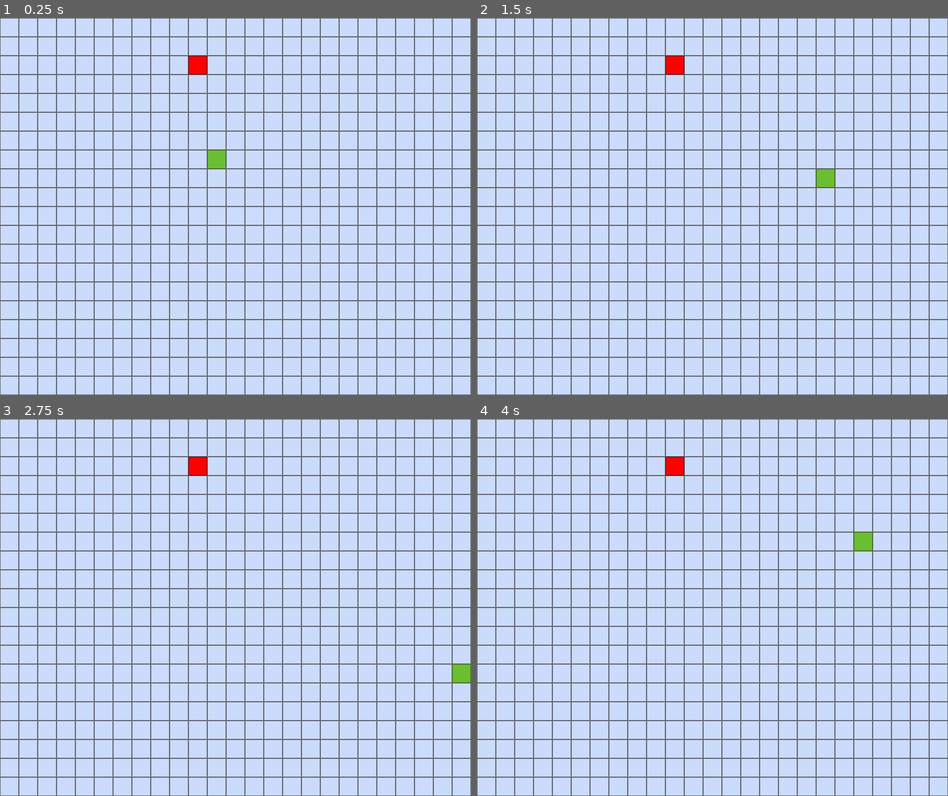
Above: before the commit, frames 1-4 (two rows, left to right).
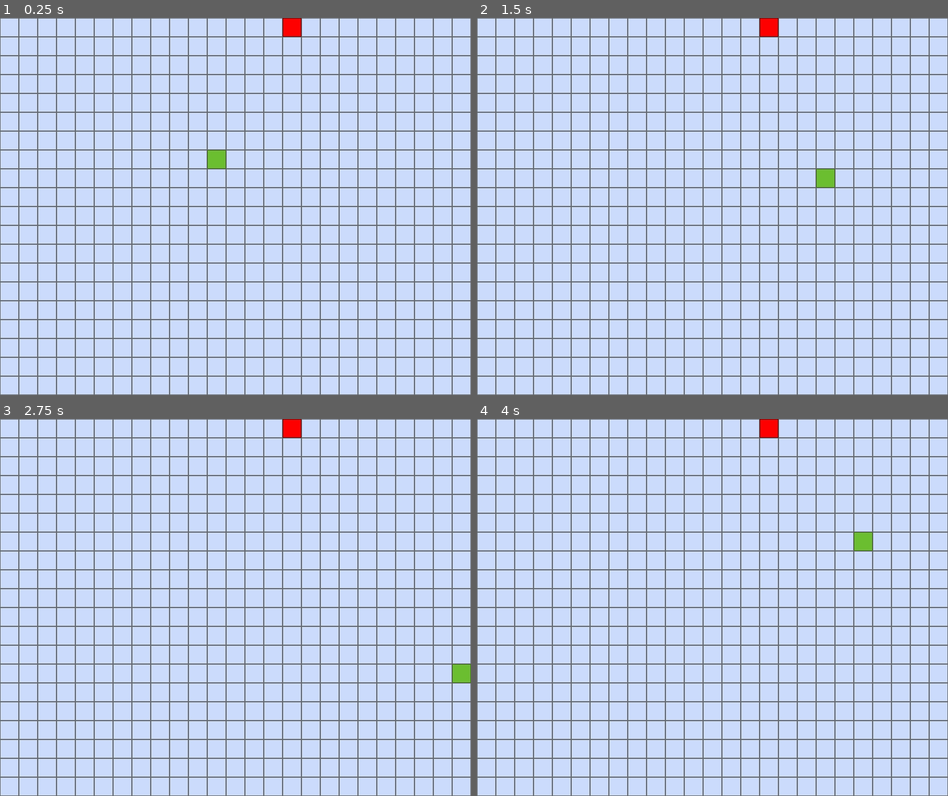
Above: after the commit, the same moments.

Repository: dani-f99/godot_snake
Game: Godot game, scene res://scenes/node_2d.tscn
Two runs of this game, one before a commit and one after it. Both use one fixed random seed, a clock stepped at 60 frames per second and the inputs below.
Inputs:
- Up to frame 1 (0.25 s): no input
- Up to frame 2 (1.5 s): tap Enter at 0.5 s; hold Right (ui_right) 0.53-1.28 s; hold Down (ui_down) from 1.28 s (still down)
- Up to frame 3 (2.75 s): release Down (ui_down) at 2.03 s; hold Right (ui_right) from 2.03 s (still down)
- Up to frame 4 (4 s): release Right (ui_right) at 2.78 s; hold Up (ui_up) 2.78-3.53 s; hold Left (ui_left) from 3.53 s (still down)

The runs differ from the first frame. In frame 1, 0.4% of the frame differs, in the area x 40-64%, y 0-15%; in frame 2, 0.4%; in frame 3, 0.4%; in frame 4, 0.4%.

Commit message:
added global scripts

Diff:
--- a/project.godot
+++ b/project.godot
@@ -15,6 +15,11 @@
 config/features=PackedStringArray("4.5", "Forward Plus")
 config/icon="res://icon.svg"
 
+[autoload]
+
+GlobalVar="*res://scripts/global_var.gd"
+GlobalFunc="*res://scripts/global_func.gd"
+
 [display]
 
 window/size/viewport_width=800
--- a/scenes/apple_old.tscn
+++ /dev/null
@@ -1,20 +0,0 @@
-[gd_scene load_steps=4 format=3 uid="uid://c88nk1eccxhkw"]
-
-[ext_resource type="Script" uid="uid://b02c4p0wgup3c" path="res://scripts/apple.gd" id="1_gqed2"]
-[ext_resource type="Texture2D" uid="uid://716ak107i2ag" path="res://assets/apple_tile.jpeg" id="2_o7bu3"]
-
-[sub_resource type="RectangleShape2D" id="RectangleShape2D_fws66"]
-size = Vector2(32, 32)
-
-[node name="apple" type="StaticBody2D"]
-script = ExtResource("1_gqed2")
-
-[node name="Sprite2D" type="Sprite2D" parent="."]
-position = Vector2(16, 16)
-texture = ExtResource("2_o7bu3")
-
-[node name="CollisionShape2D" type="CollisionShape2D" parent="."]
-position = Vector2(16, 16)
-shape = SubResource("RectangleShape2D_fws66")
-
-[node name="respawn_timer" type="Timer" parent="."]
--- a/scripts/apple.gd
+++ /dev/null
@@ -1,43 +0,0 @@
-# grid size is 800x640px -> (0,0) to (25,20) * 32
-# grid limit is (24, 19) * 32
-
-extends StaticBody2D
-var apple_pos = Vector2(0, 0)
-var snake_pos
-var score : int = 0
-
-
-# Custom function that chooses random number from range
-func random_numner(array_length : int) -> int:
-	return randi_range(0, array_length)
-
-
-# Custom function that select unccopuied cell
-func teleport_apple(occupied_cells : Array,
-					grid_size : Vector2 = Vector2(25, 20)) -> Vector2:
-	# getting the x,y arrays lengths
-	var x_grid = range(grid_size[0])
-	var y_grid = range(grid_size[1])
-
-	# Removing occupied values from the list
-	for cell in occupied_cells:
-		x_grid.erase(cell[0])
-		y_grid.erase(cell[0])
-
-	# Choosing random index of element from y and x grids
-	var xi_rand = random_numner(x_grid.size())
-	var yi_rand = random_numner(y_grid.size())
-
-	return Vector2(x_grid[xi_rand], y_grid[yi_rand]) * 32
-
-
-# Called when the node enters the scene tree for the first time.
-func _ready() -> void:
-	hide()
-	position = teleport_apple([apple_pos])
-	show()
-
-# Called every frame. 'delta' is the elapsed time since the previous frame.
-func _process(delta: float) -> void:
-	snake_pos = get_node("/root/snake_game/snake")
-	var snake_pos = snake_pos.snake_position
--- a/scripts/apple_2.gd
+++ b/scripts/apple_2.gd
@@ -1,49 +1,27 @@
-extends Area2D
-
 # grid size is 800x640px -> (0,0) to (25,20) * 32
 # grid limit is (24, 19) * 32
 
+extends Area2D
+
+###
+# Variables
+@onready var snake_pos_node = get_node("/root/snake_game/snake")
 var apple_pos = Vector2(0, 0)
 var snake_pos
 var score : int = 0
 
-
-# Custom function that chooses random number from range
-func random_numner(array_length : int) -> int:
-	return randi_range(0, array_length)
-
-
-# Custom function that select unccopuied cell
-func teleport_apple(occupied_cells : Array,
-					grid_size : Vector2 = Vector2(24, 19)) -> Vector2:
-	# getting the x,y arrays lengths
-	var x_grid = range(grid_size[0])
-	var y_grid = range(grid_size[1])
-
-	# Removing occupied values from the list
-	for cell in occupied_cells:
-		x_grid.erase(cell[0])
-		y_grid.erase(cell[0])
-
-	# Choosing random index of element from y and x grids
-	var xi_rand = random_numner(x_grid.size()-1)
-	var yi_rand = random_numner(y_grid.size()-1)
-
-	return Vector2(x_grid[xi_rand], y_grid[yi_rand]) * 32
-
-
+###
 # Called when the node enters the scene tree for the first time.
 func _ready() -> void:
-	position = teleport_apple([apple_pos])
+	position = GlobalFunc.teleport_apple([apple_pos])
 
-
+###
 # Called every frame. 'delta' is the elapsed time since the previous frame.
 func _process(_delta: float) -> void:
-	var snake_pos_node = get_node("/root/snake_game/snake")
 	snake_pos = snake_pos_node.snake_position
 
-
+###
 # Collision function
 func _on_area_entered(_area: Area2D) -> void:
 	score += 1
-	position = teleport_apple([snake_pos])
+	position = GlobalFunc.teleport_apple([snake_pos])
--- /dev/null
+++ b/scripts/global_func.gd
@@ -0,0 +1,25 @@
+extends Node
+
+###
+# Custom function that chooses random number from range
+func random_numner(array_length : int) -> int:
+	return randi_range(0, array_length)
+
+###
+# Custom function that select unccopuied cell
+func teleport_apple(occupied_cells : Array,
+					grid_size : Vector2 = Vector2(24, 19)) -> Vector2:
+	# getting the x,y arrays lengths
+	var x_grid = range(grid_size[0])
+	var y_grid = range(grid_size[1])
+
+	# Removing occupied values from the list
+	for cell in occupied_cells:
+		x_grid.erase(cell[0])
+		y_grid.erase(cell[0])
+
+	# Choosing random index of element from y and x grids
+	var xi_rand = random_numner(x_grid.size()-1)
+	var yi_rand = random_numner(y_grid.size()-1)
+
+	return Vector2(x_grid[xi_rand], y_grid[yi_rand]) * GlobalVar.speed
--- /dev/null
+++ b/scripts/global_var.gd
@@ -0,0 +1,6 @@
+extends Node
+
+const speed : float = 32.0 # constant speed of 32px per x seconds (x = move_time)
+const screen_size : Vector2 = Vector2(800, 640) # Size of the game screen in pixels
+const grid_size : Vector2 = Vector2(25, 20) # number of cells on the grid
+const pixel_factor : int = 32 # 32x32 pixels per cell
--- a/scripts/snake.gd
+++ b/scripts/snake.gd
@@ -1,9 +1,10 @@
-extends CharacterBody2D
 # grid size is 800x640px -> (0,0) to (25,20) * 32
 # grid limit is (24, 19) * 32
 
+extends CharacterBody2D
+
 # defined variables and constants
-const speed : float = 32.0 # constant speed of 32px per x seconds (x = move_time)
+const speed : float = GlobalVar.speed # constant speed of 32px per x seconds (x = move_time)
 var direction : Vector2 = Vector2(0.0, 0.0) # Initial direction (none)
 var snake_position : Vector2 = Vector2(0.0, 0.0) # snake head position
 var direction_x # x-axis direction
@@ -28,7 +29,7 @@
 
 	# Snake movement, direction and timing
 	while move_ready:
-		snake_position = snake_position + Vector2(32.0, 32.0) * direction
+		snake_position = snake_position + Vector2(speed, speed) * direction
 		position = snake_position
 		move_ready = false # not ready to move again right after the movement
 		$move_timer.start() # Cooldown after the movement, will be ready again after set time
Not shown, removed: scripts/apple.gd.uid
Not shown, added: scripts/global_func.gd.uid
Not shown, added: scripts/global_var.gd.uid
